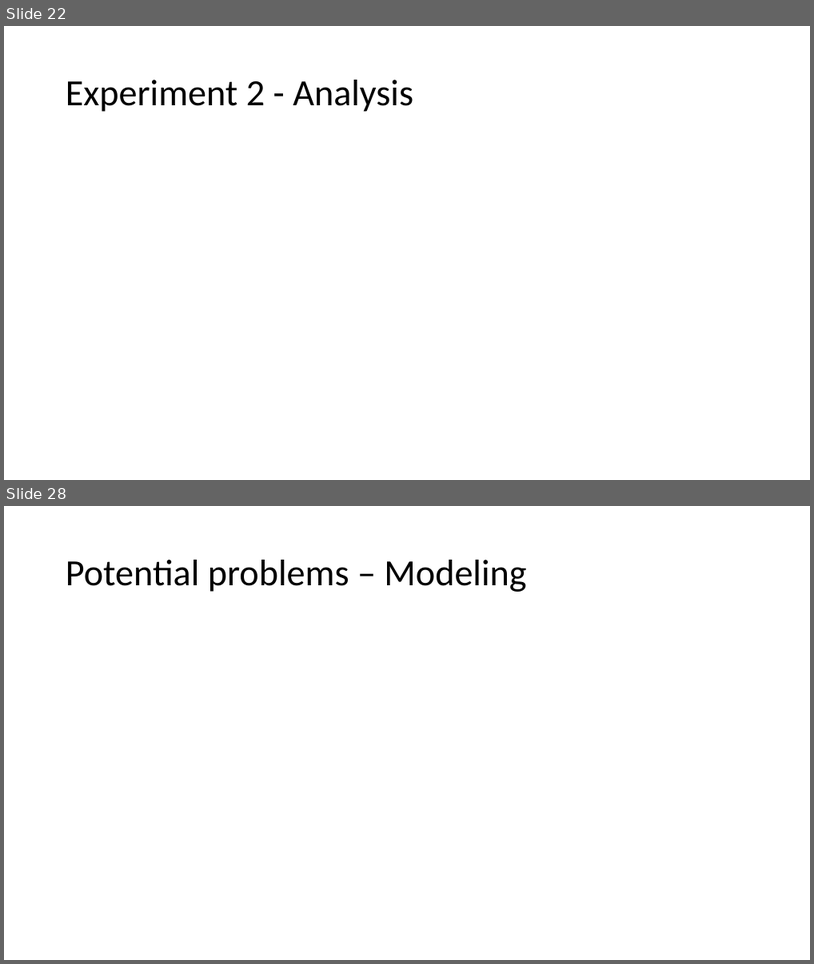
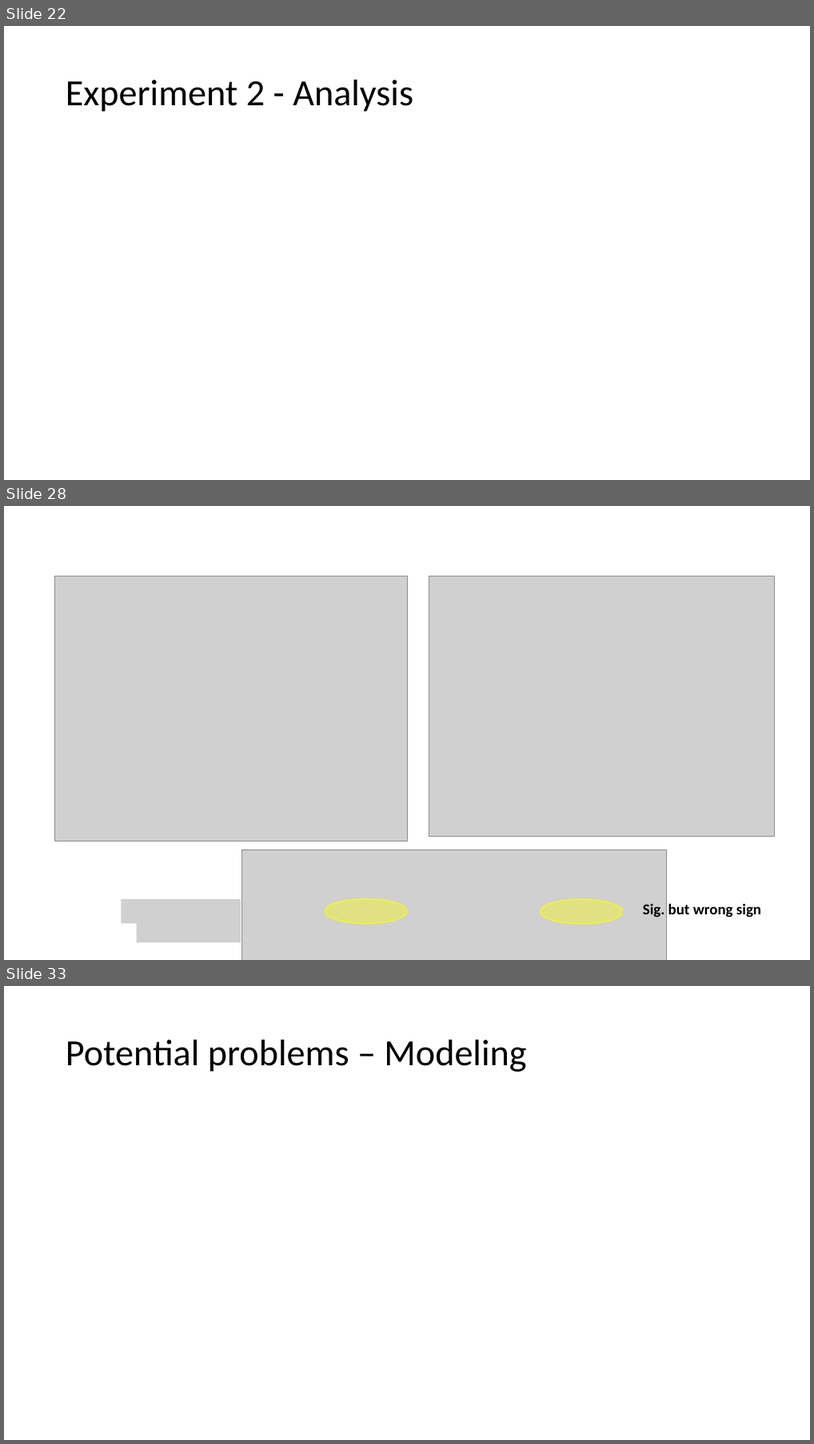
Before and after one commit to sradkani/CoCoSci, a slide deck: summary:papers/CogSci attempt.pptx. Shown one above the other, each under a label of ours: slides 22 and 28 before the commit, slides 22, 28 and 33 after it; the slides between them are not shown. The pictures are 814x964 and 814x1444 pixels, drawn with LibreOffice and Linux fonts; fonts in the diff are those of the drawing; grey boxes stand for pictures. Boxes give left, top, right and bottom in pixels: in the first picture for what was removed or moved away, otherwise in the second. Text is boxed around its words. In the diff, an @@ line names an element or a change of style, - is before the commit and + after.

```diff
--- a/summary:papers/CogSci attempt.pptx
+++ b/summary:papers/CogSci attempt.pptx
@@ slide 28 added at (x1=4, y1=506, x2=810, y2=960), background #FFFFFF @@
@@ picture added at (x1=55, y1=576, x2=407, y2=840) @@
@@ picture added at (x1=430, y1=576, x2=775, y2=836) @@
@@ picture added at (x1=242, y1=849, x2=667, y2=960) @@
@@ picture added at (x1=122, y1=899, x2=241, y2=923) @@
@@ ellipse added at (x1=326, y1=899, x2=407, y2=923), fill #FFFF00 at 37% opacity, outline #FFFF00 1 pt @@
@@ ellipse added at (x1=541, y1=900, x2=623, y2=924), fill #FFFF00 at 37% opacity, outline #FFFF00 1 pt @@
@@ text added at (x1=643, y1=903, x2=762, y2=917), 18 pt, text #000000, bold @@
+Sig. but wrong sign
@@ picture added at (x1=137, y1=918, x2=241, y2=942) @@
@@ what was slide 28 is now slide 33 @@
```
Also in this commit, not shown: 13 slides changed, 7 other slides added, 7 slides removed, 23 other files.
